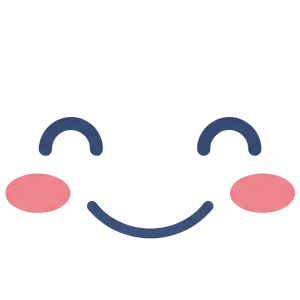
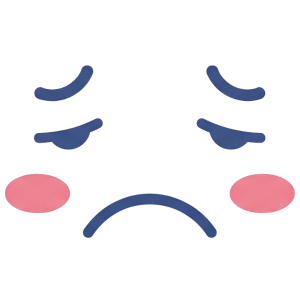
Layer changes from the first 300px x 300px image to the second:
hid "happy_moon", moved it above "sad_moon", painted on it over 5, 65, 296, 239
showed "sad_moon", painted on it over 5, 65, 295, 238
